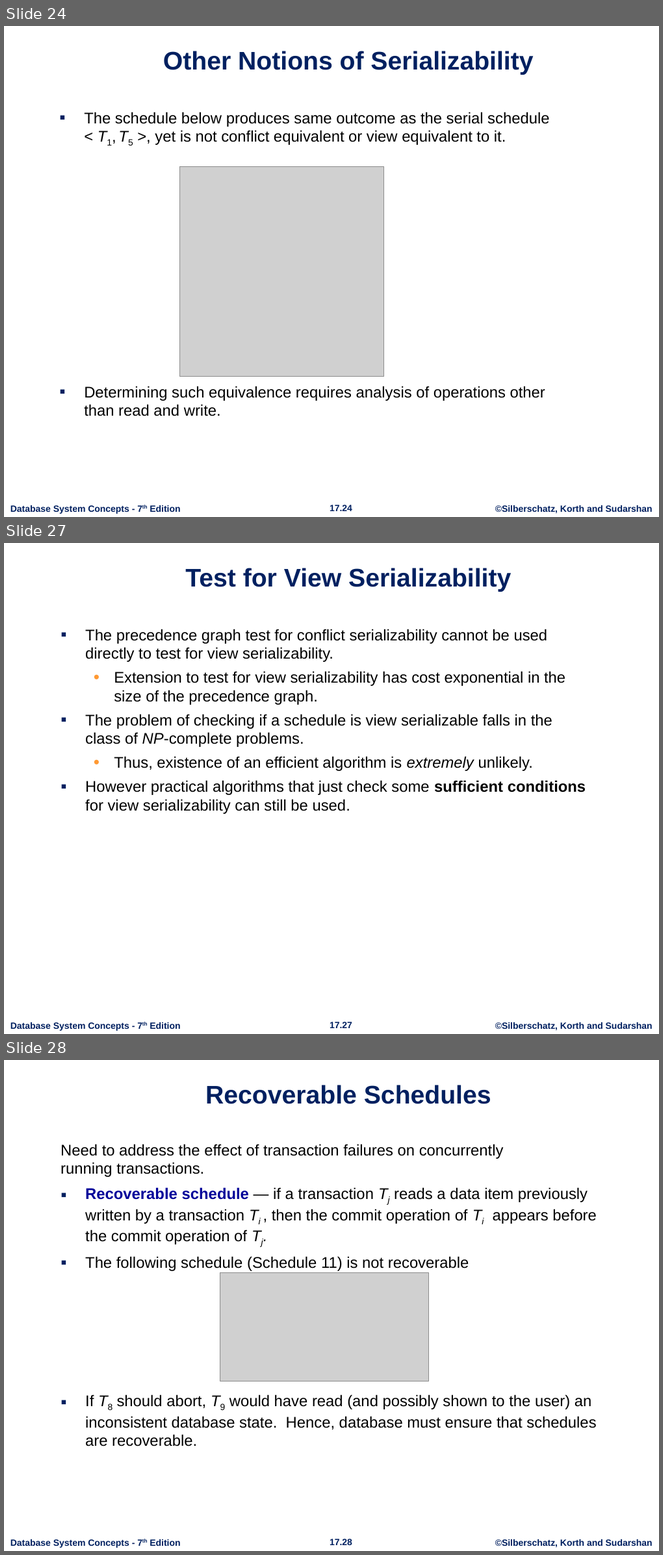
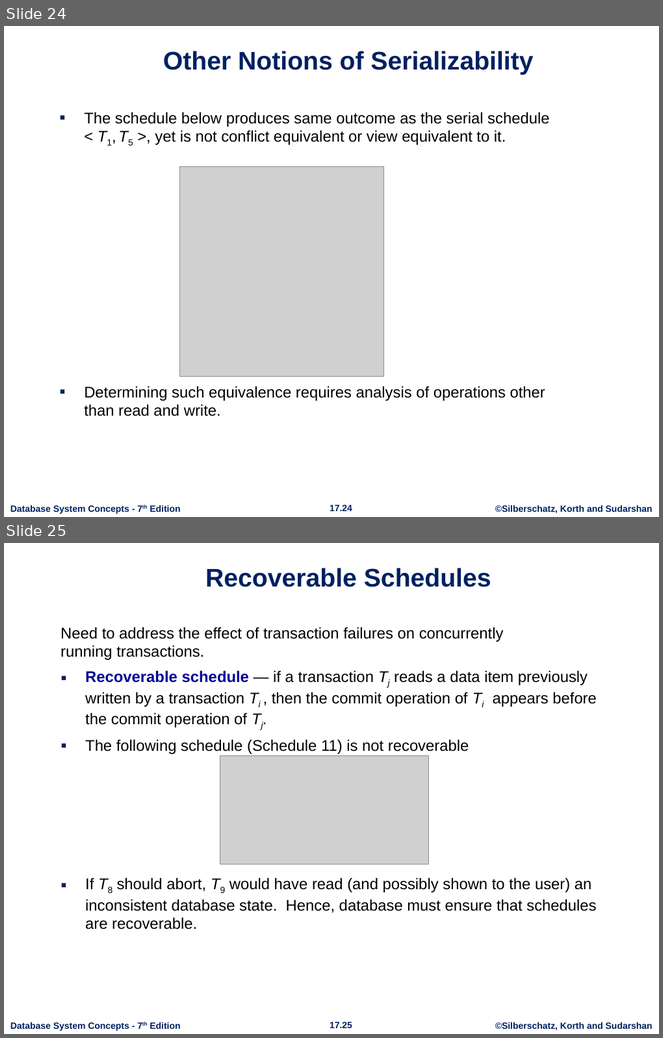
Before and after one commit to rahulgotrekiya/clg-backup, a slide deck: rdbms/SQL Plus/RDBMS_Sem-1/Unit-5/ch17-Transaction.pptx. Shown one above the other, each under a label of ours: slides 24, 27 and 28 before the commit, slides 24 and 25 after it; the slides between them are not shown. The pictures are 663x1555 and 663x1038 pixels, drawn with LibreOffice and Linux fonts; fonts in the diff are those of the drawing; grey boxes stand for pictures; background and template pictures are left out. Boxes give left, top, right and bottom in pixels: in the first picture for what was removed or moved away, otherwise in the second. Text is boxed around its words. In the diff, an @@ line names an element or a change of style, - is before the commit and + after.

```diff
--- a/rdbms/SQL Plus/RDBMS_Sem-1/Unit-5/ch17-Transaction.pptx
+++ b/rdbms/SQL Plus/RDBMS_Sem-1/Unit-5/ch17-Transaction.pptx
@@ slide 27 removed at (4, 543, 659, 1034), background #FFFFFF; not listed: 3 template elements that a slide beside it also shows @@
@@ title removed at (185, 568, 511, 592) @@
-Test for View Serializability
@@ text removed at (85, 629, 586, 814) @@
-▪ The precedence graph test for conflict serializability cannot be used directly to test for view serializability.
-  • Extension to test for view serializability has cost exponential in the size of the precedence graph.
-▪ The problem of checking if a schedule is view serializable falls in the class of NP-complete problems.
-  • Thus, existence of an efficient algorithm is extremely unlikely.
-▪ However practical algorithms that just check some sufficient conditions for view serializability can still be used.
@@ what was slide 28 is now slide 25 @@
@@ page number at (330, 1022, 352, 1029): text changed @@
-17.28
+17.25
```
Also in this commit, not shown: 5 other slides removed, 36 other files.
